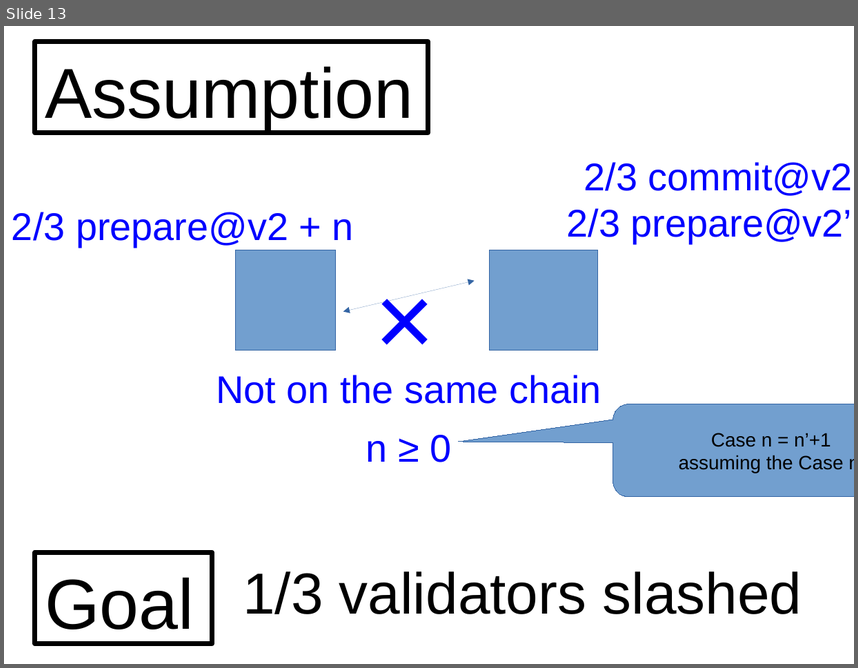
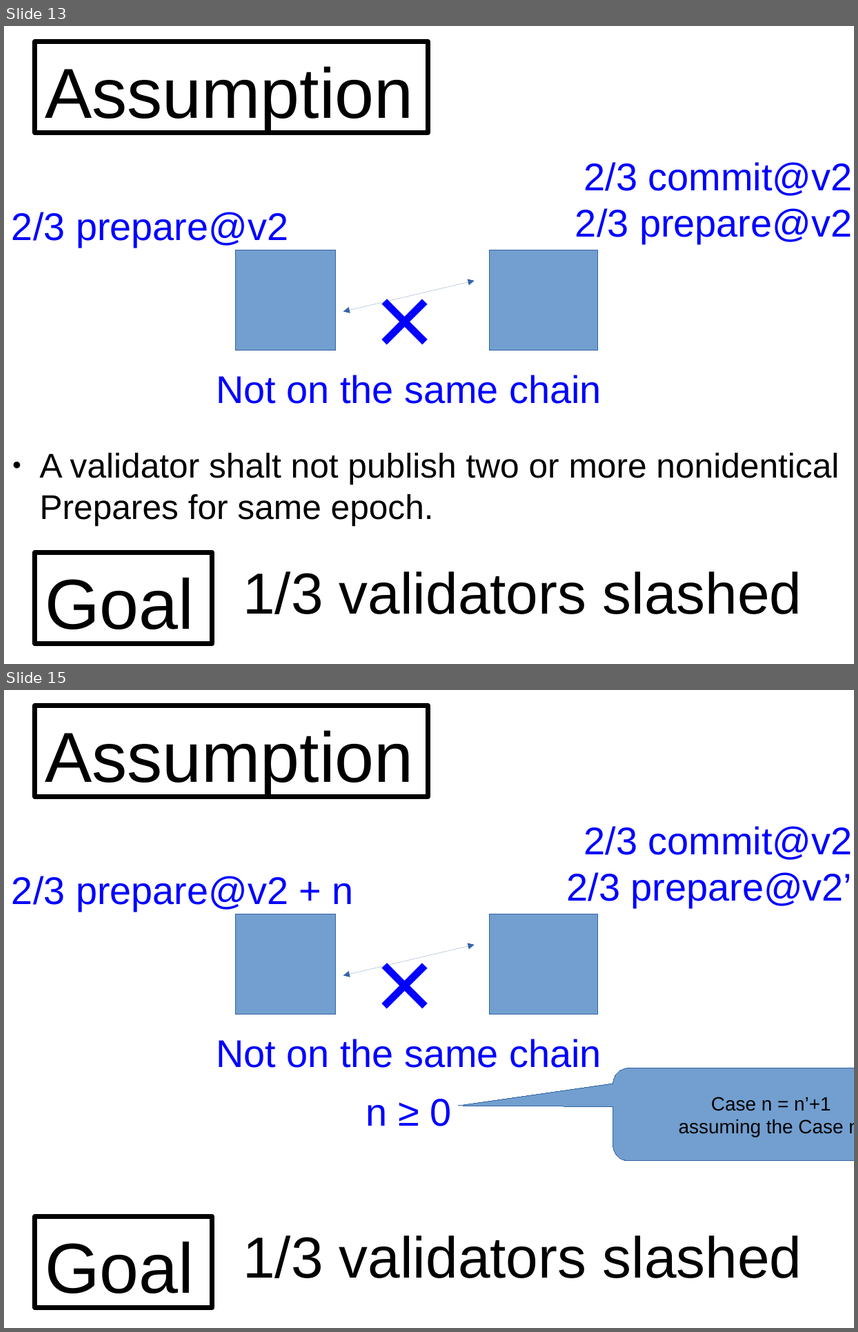
Before and after one commit to palmskog/pos, a slide deck: slide.odp. Shown one above the other, each under a label of ours: slide 13 before the commit, slides 13 and 15 after it; the slides between them are not shown. The pictures are 858x668 and 858x1332 pixels, drawn with LibreOffice and Linux fonts; fonts in the diff are those of the drawing. Boxes give left, top, right and bottom in pixels: in the first picture for what was removed or moved away, otherwise in the second. Text is boxed around its words. In the diff, an @@ line names an element or a change of style, - is before the commit and + after.

Commit message:
More slides

```diff
--- a/slide.odp
+++ b/slide.odp
@@ slide 13 added at [4,26,854,664], background #FFFFFF @@
@@ rectangle added at [35,41,428,132], outline #000000 4.31 pt, 66 pt, text #000000 @@
+Assumption
@@ text added at [575,162,853,243], 36 pt, text #0000FF @@
+2/3 commit@v2
+2/3 prepare@v2
@@ text added at [12,212,288,247], 36 pt, text #0000FF @@
+2/3 prepare@v2
@@ rectangle added at [235,250,336,350], fill #729FCF, outline #3465A4 0 pt @@
@@ text added at [351,250,459,388], 96 pt, text #0000FF @@
+×
@@ rectangle added at [490,250,598,350], fill #729FCF, outline #3465A4 0 pt @@
@@ double arrow added from (343, 312) to (475, 281), #3465A4 0 pt @@
@@ text added at [216,374,602,403], 36 pt, text #0000FF @@
+Not on the same chain
@@ text added at [40,452,839,525], 32 pt, text #000000 @@
+● A validator shalt not publish two or more nonidentical Prepares for same epoch.
@@ rectangle added at [35,552,212,643], outline #000000 4.31 pt, 66 pt, text #000000 @@
+Goal
@@ text added at [243,571,802,614], 54 pt, text #000000 @@
+1/3 validators slashed
@@ what was slide 13 is now slide 15 @@
```
Also in this commit, not shown: 3 slides changed, 1 other slide added.
